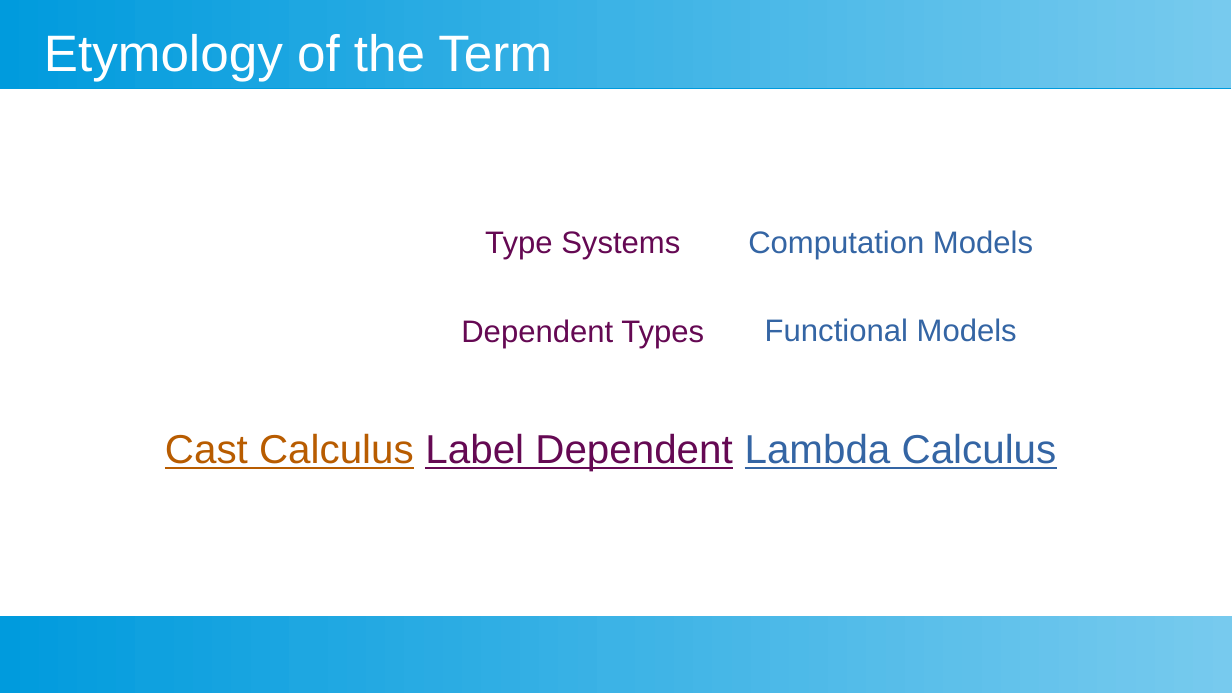
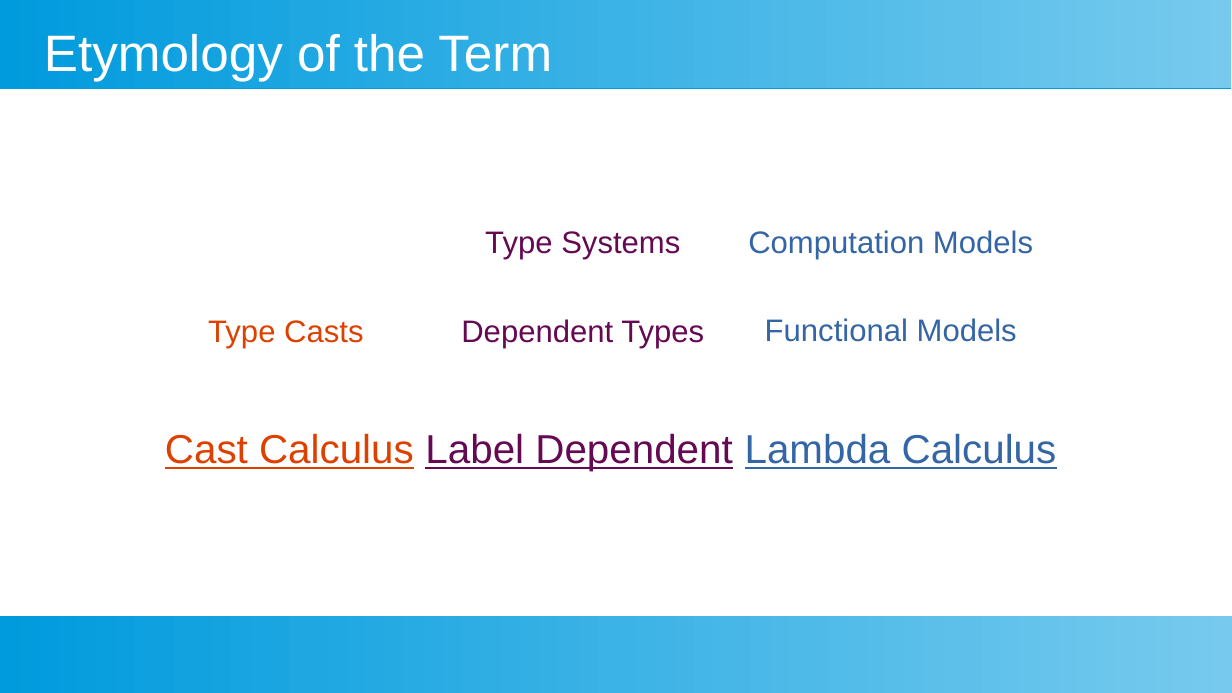
Before and after one commit to leyhline/mastersthesis, a slide deck: slide 2 of presentation.odp. Drawn at 1232x693 pixels with LibreOffice and Linux fonts; fonts in the diff are those of the drawing. Boxes give left, top, right and bottom in pixels: in the first picture for what was removed or moved away, otherwise in the second. Text is boxed around its words. In the diff, an @@ line names an element or a change of style, - is before the commit and + after.

Commit message:
a few more pages

```diff
--- a/presentation.odp
+++ b/presentation.odp
@@ text added at bbox=[208, 320, 363, 349], 20 pt, text #DD4100 @@
+Type Casts
@@ text "Cast Calculus Label Dependent Lambda ..." at bbox=[165, 433, 1057, 471]: text colour #B85C00 to #DD4100 in "Cast Calculus" @@
```
Also in this commit, not shown: 2 other slides changed, 4 slides added.
